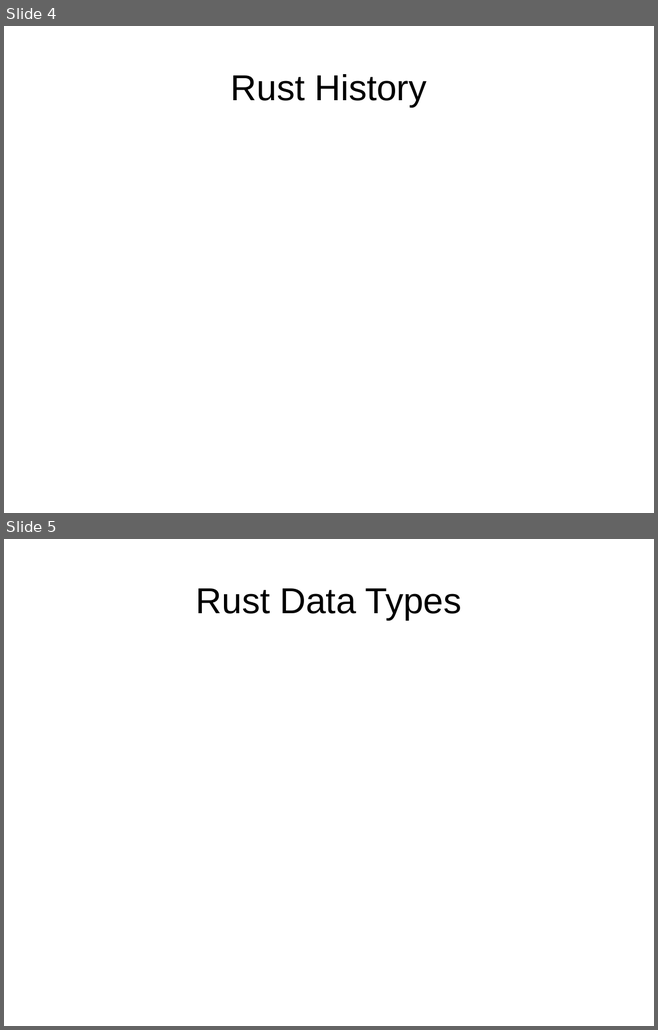
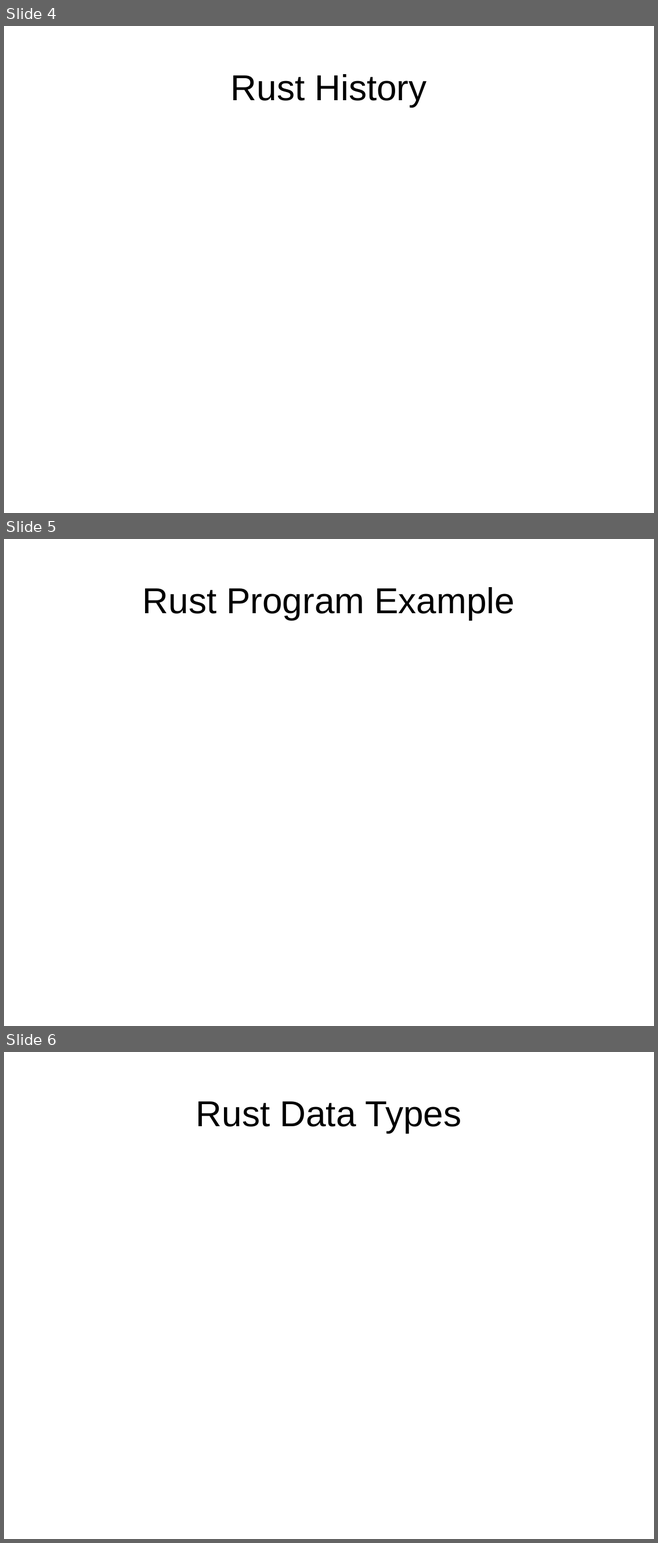
Before and after one commit to intltechventures/Lab.Rust, a slide deck: presentations/ITV Introduction to Rust.pptx. Shown one above the other, each under a label of ours: slides 4 and 5 before the commit, slides 4, 5 and 6 after it. The pictures are 658x1030 and 658x1543 pixels, drawn with LibreOffice and Linux fonts; fonts in the diff are those of the drawing. Boxes give left, top, right and bottom in pixels: in the first picture for what was removed or moved away, otherwise in the second. Text is boxed around its words. In the diff, an @@ line names an element or a change of style, - is before the commit and + after.

```diff
--- a/presentations/ITV Introduction to Rust.pptx
+++ b/presentations/ITV Introduction to Rust.pptx
@@ slide 5 added at [4,539,654,1026], background #FFFFFF @@
@@ text added at [143,587,514,620], 44 pt, text #000000 @@
+Rust Program Example
@@ what was slide 5 is now slide 6 @@
```
Also in this commit, not shown: 1 other slide added, 5 other files.
